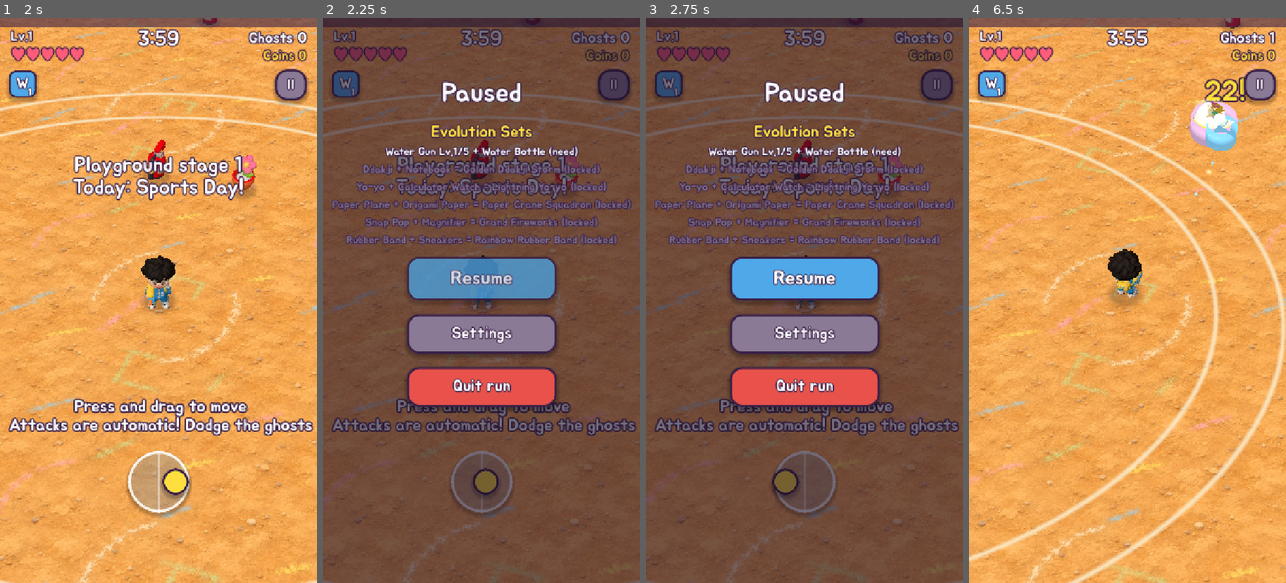
Above: before the commit, frames 1-4 (left to right).
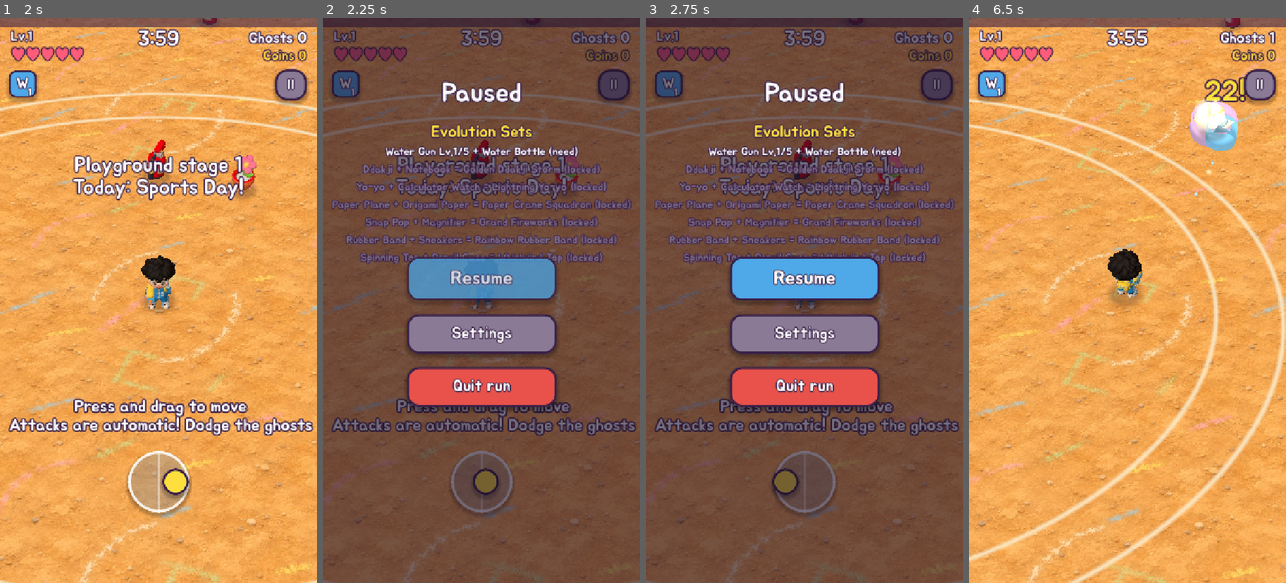
Above: after the commit, the same moments.

Repository: JSKIM2034/munbanggu
Game: Godot game, scene res://main.tscn
The game is run twice, just before and just after one commit, with the same random seed, the same clock (stepped at 60 frames per second) and the same inputs.
Inputs (mouse positions are in pixels of both pictures, inside the frame that each line leads up to):
- Up to frame 1 (2 s): click "Let's go!" at 0.5 s; click "Go!" at 1.25 s
- Up to frame 2 (2.25 s): click "II" at 2 s
- Up to frame 3 (2.75 s): no input
- Up to frame 4 (6.5 s): click "Resume" at 2.75 s; move the mouse to (1197, 272) at 3.52 s; hold Right (ui_right) 3.53-4.25 s; click (1197, 272) at 3.67 s; drag from (1064, 328) to (1111, 413) at 4.27 s; move the mouse to (1159, 176) at 5.02 s; hold Right (ui_right) 5.03-5.75 s; drag from (1111, 413) to (1032, 215) at 5.77 s

Frame 1 is identical in both runs. In frame 2, 0.6% of the frame differs, in the area x 11-89%, y 41-44%; in frame 3, 0.6%; in frame 4, 0.3%.

Commit message:
새 무기 팽이(진화: 회오리 팽이, 짝꿍 필통) 추가, 보스가 던지는 실내화와 황금 동전을 둥글고 입체감 있게
Co-Authored-By: Claude Opus 5.5 <noreply@anthropic.com>
Claude-Session: https://claude.ai/code/session_01XLarQk3WqAQWeHEbKWUfW9

Diff:
--- a/source/lang_en.gd
+++ b/source/lang_en.gd
@@ -77,6 +77,8 @@
 	"콩": "B",
 	"콩알탄 피해 +12%, 대기 -4%": "Snap pop damage +12%, cooldown -4%",
 	"고무줄 강화": "Rubber Band Upgrade",
+	"팽이 강화": "Spinning Top Upgrade",
+	"팽이 피해 +12%, 대기 -4%": "Top damage +12%, cooldown -4%",
 	"줄": "R",
 	"고무줄 피해 +12%, 대기 -4%": "Rubber band damage +12%, cooldown -4%",
 	"힘센 손": "Strong Hands",
@@ -295,6 +297,13 @@
 	"범위 +20%": "Range +20%",
 	"더 자주 퍼져요": "Snaps more often",
 	"범위 +20%, 더 세게 튕겨요": "Range +20%, stronger knockback",
+	"팽이": "Spinning Top",
+	"회오리 팽이": "Whirlwind Top",
+	"큰 팽이 4개가 회오리를 일으켜 귀신을 빨아들이고 튕겨내요": "4 big tops whip up whirlwinds that pull ghosts in and knock them away",
+	"팽이를 던지면 바닥에서 돌며 귀신을 튕겨내요": "Throws tops that spin on the ground and knock ghosts away",
+	"팽이 +1개": "+1 top",
+	"더 오래 돌아요": "Spins longer",
+	"팽이 +1개, 더 크게": "+1 top, bigger",
 	"생수병": "Water Bottle",
 	"병": "B",
 	"피해 +15%, 가끔 물을 촤악 뿌려요": "Damage +15%, sometimes splashes water",
--- a/source/main.gd
+++ b/source/main.gd
@@ -106,6 +106,9 @@
 	"rubber": {"name": "고무줄", "icon": "줄", "col": "#ff9a2f", "partner": "sneakers", "evo": "무지개 고무줄",
 		"evo_desc": "무지개 고무줄이 두 겹으로 쫙쫙! 맞은 귀신은 느려져요",
 		"desc": ["고무줄이 쫙! 퍼지며 주변을 튕겨내요", "범위 +20%", "피해 +40%", "더 자주 퍼져요", "범위 +20%, 더 세게 튕겨요"]},
+	"top": {"name": "팽이", "icon": "팽", "col": "#e8524a", "partner": "pencil", "evo": "회오리 팽이",
+		"evo_desc": "큰 팽이 4개가 회오리를 일으켜 귀신을 빨아들이고 튕겨내요",
+		"desc": ["팽이를 던지면 바닥에서 돌며 귀신을 튕겨내요", "팽이 +1개", "피해 +40%", "더 오래 돌아요", "팽이 +1개, 더 크게"]},
 }
 var MAINS: Dictionary = Save.trd(MAINS_KO)
 const SUPPORTS_KO := {
@@ -115,7 +118,7 @@
 	"sneakers": {"name": "운동화", "icon": "신", "col": "#f2c230", "desc": "이동 속도 +10%, 반짝 발자국", "set": "rubber"},
 	"colorpaper": {"name": "색종이", "icon": "색", "col": "#6fd3ff", "desc": "색종이 별을 휙휙 던져요. 물줄기, 비행기, 콩알탄도 15% 빨라져요", "set": "plane"},
 	"magnifier": {"name": "돋보기", "icon": "돋", "col": "#ffb03f", "desc": "치명타 피해 +30%, 햇빛으로 귀신을 지져요", "set": "pop"},
-	"pencil": {"name": "필통", "icon": "필", "col": "#9b8cff", "desc": "줍는 거리 +40% (바닥에 원이 보여요)", "set": ""},
+	"pencil": {"name": "필통", "icon": "필", "col": "#9b8cff", "desc": "줍는 거리 +40% (바닥에 원이 보여요)", "set": "top"},
 	"nametag": {"name": "명찰", "icon": "명", "col": "#ff5c7a", "desc": "하트 +1, 하트 방패가 한 번 막아 줘요", "set": ""},
 }
 var SUPPORTS: Dictionary = Save.trd(SUPPORTS_KO)
@@ -142,7 +145,8 @@
 var walk_phase := 0.0
 var run_amt := 0.0
 var recoil := 0.0
-var cd := {"gun": 0.0, "yoyo": 0.5, "rubber": 1.0, "plane": 0.3, "pop": 0.8}
+var cd := {"gun": 0.0, "yoyo": 0.5, "rubber": 1.0, "plane": 0.3, "pop": 0.8, "top": 0.6}
+var tops: Array = []
 var planes: Array = []
 var pops: Array = []
 var plane_mesh: ArrayMesh
@@ -180,6 +184,10 @@
 var ddakji_gold_mesh: ArrayMesh
 var yoyo_mesh: ArrayMesh
 var yoyo_evo_mesh: ArrayMesh
+var top_mesh: ArrayMesh
+var coin_fall_mesh: ArrayMesh
+var fall_mats := {}
+var top_evo_mesh: ArrayMesh
 
 # UI
 var ui: CanvasLayer
@@ -283,6 +291,12 @@
 	var w: String = Save.CHARS[char_id]["weapon"]
 	mains = {w: 1}
 	main_order = [w]
+	for a in OS.get_cmdline_user_args():
+		if a.begins_with("--give="):   # 봇 시험용: 무기 하나를 처음부터 더 줘요
+			var gw := a.substr(7)
+			if MAINS.has(gw) and not mains.has(gw):
+				mains[gw] = 1
+				main_order.append(gw)
 	rerolls = Save.shop_lv("reroll")
 	revives = Save.shop_lv("revive")
 	process_mode = Node.PROCESS_MODE_ALWAYS
@@ -453,6 +467,19 @@
 	y.position = Vector3(0, -0.5, 0)
 	add_child(y)
 	get_tree().create_timer(0.3).timeout.connect(y.queue_free)
+	for cm in [true, false]:
+		var fz := MeshInstance3D.new()
+		fz.mesh = coin_fall_mesh if cm else mm["eshot"].multimesh.mesh
+		fz.material_override = _fall_mat(cm)
+		fz.position = Vector3(-0.5 if cm else -1.0, -0.5, 0)
+		add_child(fz)
+		get_tree().create_timer(0.3).timeout.connect(fz.queue_free)
+	var tpm := MeshInstance3D.new()
+	tpm.mesh = top_mesh
+	tpm.material_override = mat_vc
+	tpm.position = Vector3(0.5, -0.5, 0)
+	add_child(tpm)
+	get_tree().create_timer(0.3).timeout.connect(tpm.queue_free)
 	var z := _make_zone(Vector3(0, -3.0, 0))
 	get_tree().create_timer(0.3).timeout.connect(z.queue_free)
 
@@ -1425,6 +1452,58 @@
 	L.append([_cyl(0.08, 0.01), T(Vector3(0, 0.105, 0)), c.lightened(0.5)])
 	return merge(L)
 
+func _shoe_mesh() -> ArrayMesh:
+	# 실내화: 둥근 앞코와 뒤꿈치, 파란 고무 밑창 + 하얀 고무 테두리, 볼록한 발등, 파란 띠, 반짝 하이라이트
+	var white := Color("#f7f4ec")
+	var blue := Color("#4f7fe0")
+	var trim := Color("#dfe4ee")
+	var L: Array = []
+	for z in [[-0.07, 0.085, 0.09], [0.08, 0.075, 0.08]]:
+		L.append([_cyl(1.0, 0.04, -1, 14), T(Vector3(0, -0.01, z[0]), Vector3.ZERO, Vector3(z[1], 1, z[2])), blue])
+		L.append([_cyl(1.0, 0.022, -1, 14), T(Vector3(0, 0.02, z[0]), Vector3.ZERO, Vector3(z[1] - 0.006, 1, z[2] - 0.006)), trim])
+	L.append([_box(Vector3(0.15, 0.04, 0.15)), T(Vector3(0, -0.01, 0.005)), blue])
+	L.append([_box(Vector3(0.138, 0.022, 0.15)), T(Vector3(0, 0.02, 0.005)), trim])
+	L.append([_sph(1.0, -1, 12, 6), T(Vector3(0, 0.035, -0.045), Vector3.ZERO, Vector3(0.074, 0.07, 0.115)), white])
+	L.append([_cyl(1.0, 0.075, -1, 12), T(Vector3(0, 0.065, 0.075), Vector3.ZERO, Vector3(0.068, 1, 0.07)), white])
+	L.append([_cyl(1.0, 0.01, -1, 12), T(Vector3(0, 0.1, 0.075), Vector3.ZERO, Vector3(0.05, 1, 0.052)), Color("#4a3a44")])
+	L.append([_cyl(1.0, 1.0, -1, 10), T(Vector3(0, 0.07, 0.01), Vector3(0, 0, 90), Vector3(0.158, 0.052, 0.03)), blue])
+	L.append([_sph(1.0, -1, 8, 4), T(Vector3(-0.028, 0.095, -0.07), Vector3.ZERO, Vector3(0.018, 0.008, 0.035)), Color(1.0, 1.0, 1.0)])
+	return merge(L)
+
+func _coin_mesh() -> ArrayMesh:
+	# 두툼한 동전: 진한 테두리, 밝은 앞면, 가운데 볼록한 무늬, 옆면 톱니, 반짝 줄
+	var gold := Color("#f5c03a")
+	var dark := Color("#c98a1a")
+	var L: Array = []
+	L.append([_cyl(0.55, 0.14, -1, 24), T(Vector3.ZERO), dark])
+	L.append([_cyl(0.46, 0.15, -1, 24), T(Vector3.ZERO), gold])
+	L.append([_cyl(0.24, 0.17, -1, 16), T(Vector3.ZERO), Color("#e5a52a")])
+	L.append([_cyl(0.16, 0.18, -1, 12), T(Vector3.ZERO), Color("#ffe07a")])
+	for i in 20:
+		var a := TAU * i / 20.0
+		L.append([_box(Vector3(0.03, 0.11, 0.05)), T(Vector3(cos(a) * 0.55, 0, sin(a) * 0.55), Vector3(0, -rad_to_deg(a), 0)), Color("#a86f12")])
+	for i in 6:
+		var a := TAU * i / 6.0
+		L.append([_sph(0.035, -1, 6, 3), T(Vector3(cos(a) * 0.35, 0.075, sin(a) * 0.35)), Color("#fff0a8")])
+	L.append([_box(Vector3(0.06, 0.01, 0.34)), T(Vector3(-0.18, 0.08, -0.05), Vector3(0, 35, 0)), Color(1.0, 0.98, 0.85)])
+	return merge(L)
+
+func _top_mesh(c1: Color, c2: Color) -> ArrayMesh:
+	# 위에서 봐도 팽이로 보이게: 넓은 윗판(줄무늬) + 아래로 뾰족한 몸통 + 쇠심 + 손잡이
+	var L: Array = []
+	L.append([_cyl(0.24, 0.07, 0.24, 20), T(Vector3(0, 0.1, 0)), c1])
+	L.append([_cyl(0.245, 0.03, 0.245, 20), T(Vector3(0, 0.075, 0)), c2])
+	L.append([_cyl(0.18, 0.012, 0.18, 20), T(Vector3(0, 0.14, 0)), c2])
+	L.append([_cyl(0.11, 0.014, 0.11, 16), T(Vector3(0, 0.146, 0)), c1.lightened(0.25)])
+	L.append([_cyl(0.23, 0.2, 0.03, 16), T(Vector3(0, -0.04, 0)), c1.darkened(0.15)])
+	L.append([_cyl(0.025, 0.08, 0.008, 8), T(Vector3(0, -0.17, 0)), Color("#c9ccd6")])
+	L.append([_cyl(0.04, 0.12, 0.05, 10), T(Vector3(0, 0.2, 0)), Color("#8a5a2b")])
+	L.append([_sph(0.05, -1, 8, 4), T(Vector3(0, 0.27, 0)), Color("#a8743f")])
+	for i in 4:
+		var a := TAU * i / 4.0
+		L.append([_box(Vector3(0.05, 0.018, 0.05)), T(Vector3(cos(a) * 0.15, 0.142, sin(a) * 0.15), Vector3(0, 45, 0)), Color.WHITE])
+	return merge(L)
+
 func _make_multimeshes() -> void:
 	for kind in KINDS:
 		var glb := "res://models/%s.glb" % (BOSS_MODELS.get(boss_stage(), "boss_locker") if kind == "boss" else GHOST_MODELS.get(kind, ""))
@@ -1465,11 +1544,8 @@
 	GC.append([_cyl(0.43, 0.08), T(Vector3(0, 1.38, 0)), Color("#e8433a")])
 	gacha_mesh = merge(GC)
 	_mm("coin", _cyl(0.13, 0.04, -1, 14), 200, true)
-	var SH: Array = []
-	SH.append([_box(Vector3(0.16, 0.08, 0.3)), T(Vector3(0, 0.04, 0)), Color("#f5f2ea")])
-	SH.append([_box(Vector3(0.17, 0.03, 0.31)), T(Vector3(0, -0.01, 0)), Color("#4f7fe0")])
-	SH.append([_box(Vector3(0.12, 0.06, 0.1)), T(Vector3(0, 0.1, -0.08)), Color("#f5f2ea")])
-	_mm("eshot", merge(SH), 120, true)
+	_mm("eshot", _shoe_mesh(), 120, true)
+	coin_fall_mesh = _coin_mesh()
 	_mm("gem", _ddakji_mesh(Color.WHITE, Color(1, 1, 1).darkened(0.25)), 300, true)
 	_mm("bullet", _sph(0.17, -1, 10, 5), 80, false)
 	(mm["bullet"].material_override as ShaderMaterial).shader = _fx_shader("""
@@ -1559,6 +1635,8 @@
 	ddakji_gold_mesh = _ddakji_mesh(Color("#ffc928"), Color("#fff3b0"))
 	yoyo_mesh = _yoyo_mesh(Color("#2fc79a"))
 	yoyo_evo_mesh = _yoyo_mesh(Color("#ffd23f"))
+	top_mesh = _top_mesh(Color("#e8524a"), Color("#ffd23f"))
+	top_evo_mesh = _top_mesh(Color("#8a5cff"), Color("#6ee0ff"))
 
 # =========================================================
 # 철수
@@ -1777,6 +1855,19 @@
 		return {"cool": 1.4, "radius": 4.2, "dmg": 24.0, "knock": 15.0, "double": true}
 	return {"cool": 3.0 * (0.72 if l >= 4 else 1.0), "radius": 2.6 * (1.2 if l >= 2 else 1.0) * (1.2 if l >= 5 else 1.0),
 		"dmg": 12.0 * (1.4 if l >= 3 else 1.0), "knock": 13.0 if l >= 5 else 10.0, "double": false}
+
+func top_stats() -> Dictionary:
+	var l := lv("top")
+	var w := Save.shop_lv("w_top")
+	var d: Dictionary
+	if evolved.has("top"):
+		d = {"count": 4, "dmg": 22.0, "life": 4.2, "cool": 3.6, "size": 1.3, "knock": 9.0, "speed": 3.6, "pull": 2.6}
+	else:
+		d = {"count": 1 + (1 if l >= 2 else 0) + (1 if l >= 5 else 0), "dmg": 11.0 * (1.4 if l >= 3 else 1.0),
+			"life": 3.4 * (1.5 if l >= 4 else 1.0), "cool": 3.4, "size": 1.25 if l >= 5 else 1.0, "knock": 8.0, "speed": 3.0, "pull": 0.0}
+	d["dmg"] *= 1.0 + 0.12 * w
+	d["cool"] *= 1.0 - 0.04 * w
+	return d
 
 func proj_speed() -> float:
 	return 1.0 + 0.15 * lv("colorpaper")
@@ -2733,6 +2824,23 @@
 	m.no_depth_test = true
 	return m
 
+# 떨어지는 실내화/동전 재질은 한 번만 만들어 같이 써요 (처음 나올 때 멈칫하지 않게 _prewarm에서 미리 그려 둬요)
+func _fall_mat(coin: bool) -> StandardMaterial3D:
+	if not fall_mats.has(coin):
+		var fm := StandardMaterial3D.new()
+		fm.vertex_color_use_as_albedo = true
+		fm.emission_enabled = true
+		if coin:
+			fm.emission = Color(1.0, 0.7, 0.15)
+			fm.emission_energy_multiplier = 0.3
+			fm.metallic = 0.45
+			fm.roughness = 0.35
+		else:
+			fm.emission = Color(1.0, 0.25, 0.3)
+			fm.emission_energy_multiplier = 0.3
+		fall_mats[coin] = fm
+	return fall_mats[coin]
+
 func _warn_circle(pos: Vector3, r: float, delay: float, drop := "") -> void:
 	var mi := MeshInstance3D.new()
 	mi.mesh = _cyl(1.0, 0.02, -1, 32)
@@ -2749,21 +2857,8 @@
 	if drop != "":
 		# 하늘에서 떨어지는 물건: 동그라미 가운데로 점점 빨라지며 떨어지고, 그림자가 커져요
 		var f := MeshInstance3D.new()
-		var fm := StandardMaterial3D.new()
-		if drop == "coin":
-			f.mesh = _cyl(0.55, 0.14, -1, 20)
-			fm.albedo_color = Color(1.0, 0.82, 0.25)
-			fm.emission_enabled = true
-			fm.emission = Color(1.0, 0.7, 0.15)
-			fm.emission_energy_multiplier = 0.6
-			fm.metallic = 0.6
-		else:
-			f.mesh = mm["eshot"].multimesh.mesh
-			fm.vertex_color_use_as_albedo = true
-			fm.emission_enabled = true
-			fm.emission = Color(1.0, 0.25, 0.3)
-			fm.emission_energy_multiplier = 0.35
-		f.material_override = fm
+		f.mesh = coin_fall_mesh if drop == "coin" else mm["eshot"].multimesh.mesh
+		f.material_override = _fall_mat(drop == "coin")
 		f.position = Vector3(pos.x, 10.0, pos.z)
 		f.scale = Vector3.ONE * (1.0 if drop == "coin" else 4.2)
 		add_child(f)
@@ -2972,6 +3067,103 @@
 		elif d["t"] > 25.0 and d["kind"] != "chest":
 			mi.queue_free()
 			drops.erase(d)
+
+# 팽이: 던지면 바닥에 떨어져 빙글빙글 돌며 귀신 쪽으로 미끄러지고, 부딪힌 귀신을 튕겨내요
+func _weapon_top(dt: float) -> void:
+	if mains.has("top"):
+		var ts := top_stats()
+		cd["top"] -= dt
+		if cd["top"] <= 0.0:
+			cd["top"] = ts["cool"] * cd_mult()
+			var base_dir := face_dir
+			var tg := _nearest_enemy(8.0)
+			if not tg.is_empty():
+				base_dir = ((tg["pos"] as Vector3) - player.position).normalized()
+			base_dir.y = 0.0
+			if base_dir.length() < 0.1:
+				base_dir = Vector3(0, 0, 1)
+			for i in int(ts["count"]):
+				var dir := base_dir.normalized().rotated(Vector3.UP, (i - (ts["count"] - 1) / 2.0) * 0.9 + rng.randf_range(-0.2, 0.2))
+				var mi := MeshInstance3D.new()
+				mi.mesh = top_evo_mesh if evolved.has("top") else top_mesh
+				mi.material_override = mat_vc
+				add_child(mi)
+				var land := player.position + dir * rng.randf_range(1.8, 2.6)
+				tops.append({"node": mi, "from": player.position, "pos": land, "dir": dir, "t": 0.0, "fly": 0.3, "life": ts["life"],
+					"dmg": ts["dmg"], "knock": ts["knock"], "size": ts["size"] * area_mult(), "speed": ts["speed"], "pull": ts["pull"], "hit": {}, "spin": 0.0})
+			_play("yoyo", 0.75, -9.0)
+	var evo := evolved.has("top")
+	for t in tops.duplicate():
+		t["t"] += dt
+		var mi: MeshInstance3D = t["node"]
+		var sz: float = t["size"]
+		t["spin"] += dt * 28.0
+		if t["t"] < t["fly"]:
+			# 포물선을 그리며 날아가요
+			var k: float = t["t"] / t["fly"]
+			var p: Vector3 = (t["from"] as Vector3).lerp(t["pos"], k)
+			mi.position = p + Vector3(0, 0.35 + sin(k * PI) * 1.1, 0)
+			mi.rotation = Vector3(0.6, t["spin"], 0.0)
+			mi.scale = Vector3.ONE * 1.3 * sz
+			continue
+		if not t.has("landed"):
+			t["landed"] = true
+			_ring(t["pos"], Color(1.0, 0.9, 0.6, 0.8), 0.15, 0.9 * sz, 0.3)
+			_puff(t["pos"] + Vector3(0, 0.15, 0), 0.25, 0.35, Color(0.9, 0.85, 0.75, 0.6))
+		var left: float = t["life"] - (t["t"] - t["fly"])
+		# 가까운 귀신 쪽으로 천천히 미끄러져요 (부딪히면 방향이 튕겨요)
+		var near := {}
+		var nd := 4.5
+		for e in enemies:
+			if e["dead"] >= 0.0 or e.has("prop"):
+				continue
+			var dd: float = Vector2(e["pos"].x - t["pos"].x, e["pos"].z - t["pos"].z).length()
+			if dd < nd:
+				nd = dd
+				near = e
+		if not near.is_empty():
+			var want: Vector3 = (near["pos"] as Vector3) - (t["pos"] as Vector3)
+			want.y = 0.0
+			if want.length() > 0.01:
+				t["dir"] = (t["dir"] as Vector3).lerp(want.normalized(), minf(1.0, dt * 2.5)).normalized()
+		var tp: Vector3 = t["pos"] + t["dir"] * t["speed"] * dt
+		# 철수한테서 너무 멀어지지 않게
+		var fromp := tp - player.position
+		fromp.y = 0.0
+		if fromp.length() > 6.5:
+			t["dir"] = (-fromp).normalized()
+		t["pos"] = tp
+		var wob := 0.12 * (1.0 - clampf(left / 1.0, 0.0, 1.0))   # 멈출 때쯤 비틀비틀
+		mi.position = tp + Vector3(0, 0.2 * sz, 0)
+		mi.rotation = Vector3(0.35 + sin(t["spin"] * 0.3) * wob * 3.0, t["spin"], cos(t["spin"] * 0.3) * wob * 3.0)
+		mi.scale = Vector3.ONE * 1.3 * sz
+		if Engine.get_process_frames() % 3 == 0:
+			var gc := Color.from_hsv(fmod(elapsed * 1.2, 1.0), 0.55, 1.0, 0.6) if evo else Color(1.0, 0.55, 0.4, 0.5)
+			_glow(tp + Vector3(0, 0.08, 0), Vector3.ZERO, gc, 0.28 * sz, 0.3)
+		if evo and Engine.get_process_frames() % 10 == 0:
+			_ring(tp, Color(0.6, 0.85, 1.0, 0.5), t["pull"] * 0.9, 0.3, 0.35)
+		for e in enemies:
+			if e["dead"] >= 0.0:
+				continue
+			var d3: Vector3 = (e["pos"] as Vector3) - tp
+			d3.y = 0.0
+			var dl := d3.length()
+			# 회오리: 주변 귀신을 살살 끌어당겨요 (보스는 못 끌어요)
+			if t["pull"] > 0.0 and dl < t["pull"] and dl > 0.3 and e["kind"] != "boss" and not e.has("prop"):
+				e["pos"] -= d3.normalized() * minf(dl - 0.3, 2.2 * dt)
+			if dl < e["radius"] + 0.28 * sz:
+				var last: float = t["hit"].get(e, -9.0)
+				if t["t"] - last > 0.35:
+					t["hit"][e] = t["t"]
+					_hit_enemy(e, t["dmg"], d3, t["knock"])
+					# 팽이도 반대쪽으로 튕겨 나가요
+					if dl > 0.01:
+						t["dir"] = (-d3.normalized()).rotated(Vector3.UP, rng.randf_range(-0.6, 0.6))
+					_sparkle(tp + Vector3(0, 0.3, 0), Color(1.0, 0.95, 0.6, 0.9), 2, 4.0, 0.1, 0.25)
+		if left <= 0.0:
+			_puff(tp + Vector3(0, 0.2, 0), 0.25, 0.3, Color(1, 1, 1, 0.6))
+			mi.queue_free()
+			tops.erase(t)
 
 func _nearest_enemy(range_v: float) -> Dictionary:
 	var best := {}
@@ -3113,6 +3305,7 @@
 				mi.queue_free()
 				(y["line"] as Node).queue_free()
 				yoyos.erase(y)
+	_weapon_top(dt)
 	# 고무줄
 	if mains.has("rubber"):
 		var rs := rubber_stats()
@@ -4004,7 +4197,7 @@
 				e["hp"] = 99999.0
 		if shot_mode == "sup":
 			move_dir = Vector3(1, 0, 0)
-		if (shot_mode == "sup" or shot_mode == "mission_in" or shot_mode.begins_with("pat_") or shot_mode.begins_with("gun_")) and shot_frames in [20, 35, 50, 70, 90]:
+		if (shot_mode == "sup" or shot_mode.begins_with("top") or shot_mode == "mission_in" or shot_mode.begins_with("pat_") or shot_mode.begins_with("gun_")) and shot_frames in [20, 35, 50, 70, 90]:
 			get_viewport().get_texture().get_image().save_png("/tmp/f_%s_%d.png" % [shot_mode, shot_frames])
 		if shot_mode.begins_with("pat_") and shot_frames % 4 == 0 and shot_frames <= 72:
 			get_viewport().get_texture().get_image().save_png("/tmp/pb_%s_%02d.png" % [shot_mode, shot_frames])
@@ -5589,6 +5782,29 @@
 		xp_need = 99999
 		spawn_timer = 999.0
 		next_elite = 9999.0
+	if shot_mode == "top" or shot_mode == "top_evo":
+		# 팽이 확인용
+		enemies.clear()
+		for i in 16:
+			var a := TAU * i / 16.0
+			var e := _make_enemy(["paper", "egg"][i % 2], Vector3(cos(a), 0, sin(a)) * rng.randf_range(2.5, 5.5))
+			e["hp"] = 99999.0
+			e["speed"] = 0.4
+			e["spawn"] = 1.0
+		mains.erase("gun")
+		main_order.erase("gun")
+		mains["top"] = 5
+		main_order.append("top")
+		supports["pencil"] = 1
+		support_order.append("pencil")
+		if shot_mode == "top_evo":
+			evolved["top"] = true
+		cd["top"] = 0.1
+		xp_need = 99999
+		spawn_timer = 999.0
+		next_elite = 9999.0
+		_refresh_ui()
+		_refresh_slots()
 	if shot_mode == "allw":
 		if OS.get_cmdline_user_args().has("--close"):
 			cam_off = Vector3(0, 7.0, 5.5)
--- a/source/save.gd
+++ b/source/save.gd
@@ -68,6 +68,7 @@
 	{"id": "w_plane", "name": "종이비행기 강화", "icon": "비", "desc": "비행기 피해 +12%, 대기 -4%", "base": 60, "col": "#7fa8ff"},
 	{"id": "w_pop", "name": "콩알탄 강화", "icon": "콩", "desc": "콩알탄 피해 +12%, 대기 -4%", "base": 60, "col": "#ff5c5c"},
 	{"id": "w_rubber", "name": "고무줄 강화", "icon": "줄", "desc": "고무줄 피해 +12%, 대기 -4%", "base": 50, "col": "#ff9a2f"},
+	{"id": "w_top", "name": "팽이 강화", "icon": "팽", "desc": "팽이 피해 +12%, 대기 -4%", "base": 50, "col": "#e8524a"},
 	{"id": "dmg", "name": "힘센 손", "icon": "힘", "desc": "모든 피해 +8%", "base": 30, "col": "#ff7a6b"},
 	{"id": "hp", "name": "튼튼 우유", "icon": "우", "desc": "최대 하트 +1", "base": 60, "max": 10, "col": "#ff5c7a"},
 	{"id": "speed", "name": "빠른 발", "icon": "발", "desc": "이동 속도 +5%", "base": 40, "col": "#f2c230"},
@@ -317,8 +318,8 @@
 
 # ---------- 진화 비법 ----------
 # 내 친구의 시작 무기 비법은 처음부터 알아요. 나머지 5개는 단계를 깰수록(모든 장소의 깬 단계 합) 하나씩 열려요
-const EVO_ORDER := ["gun", "ddakji", "plane", "yoyo", "pop", "rubber"]
-const EVO_NEED := [1, 3, 5, 7, 10]
+const EVO_ORDER := ["gun", "ddakji", "plane", "yoyo", "pop", "rubber", "top"]
+const EVO_NEED := [1, 3, 5, 7, 10, 13]
 var evo_all := false   # 스크린샷/시험용: 모두 열기
 
 func clear_total() -> int:
Not shown, changed: auto/FEEDBACK.md
Not shown, changed: auto/IDEAS.md
Not shown, changed: auto/LOG.md
Not shown, changed: index.pck
